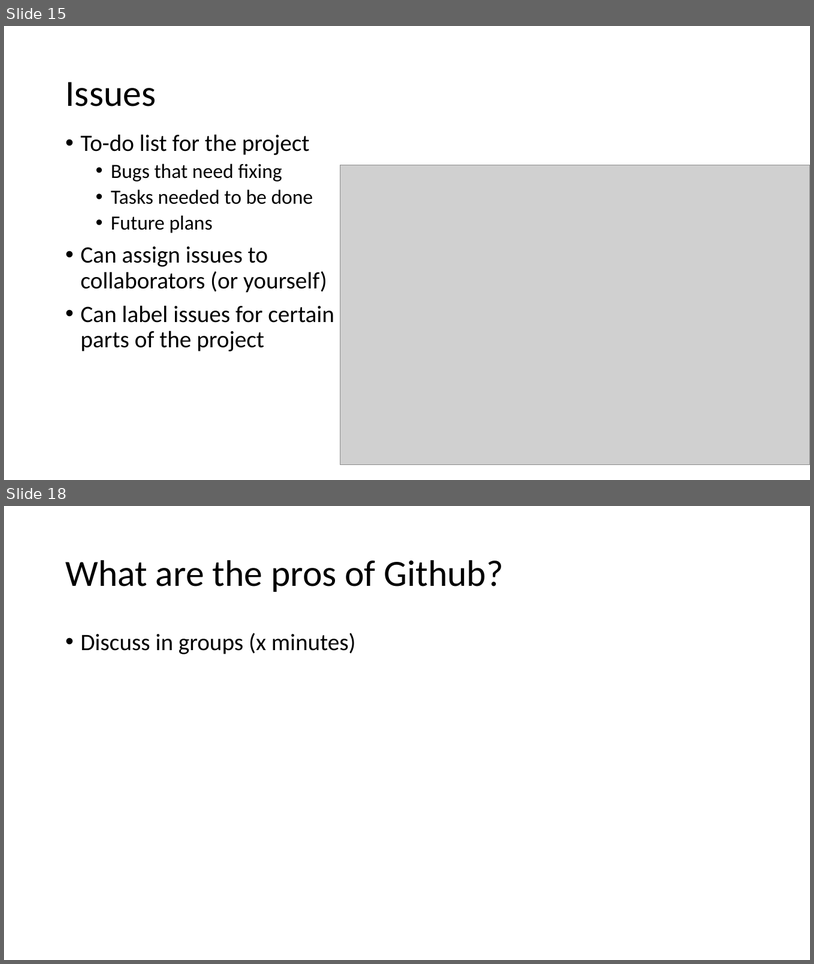
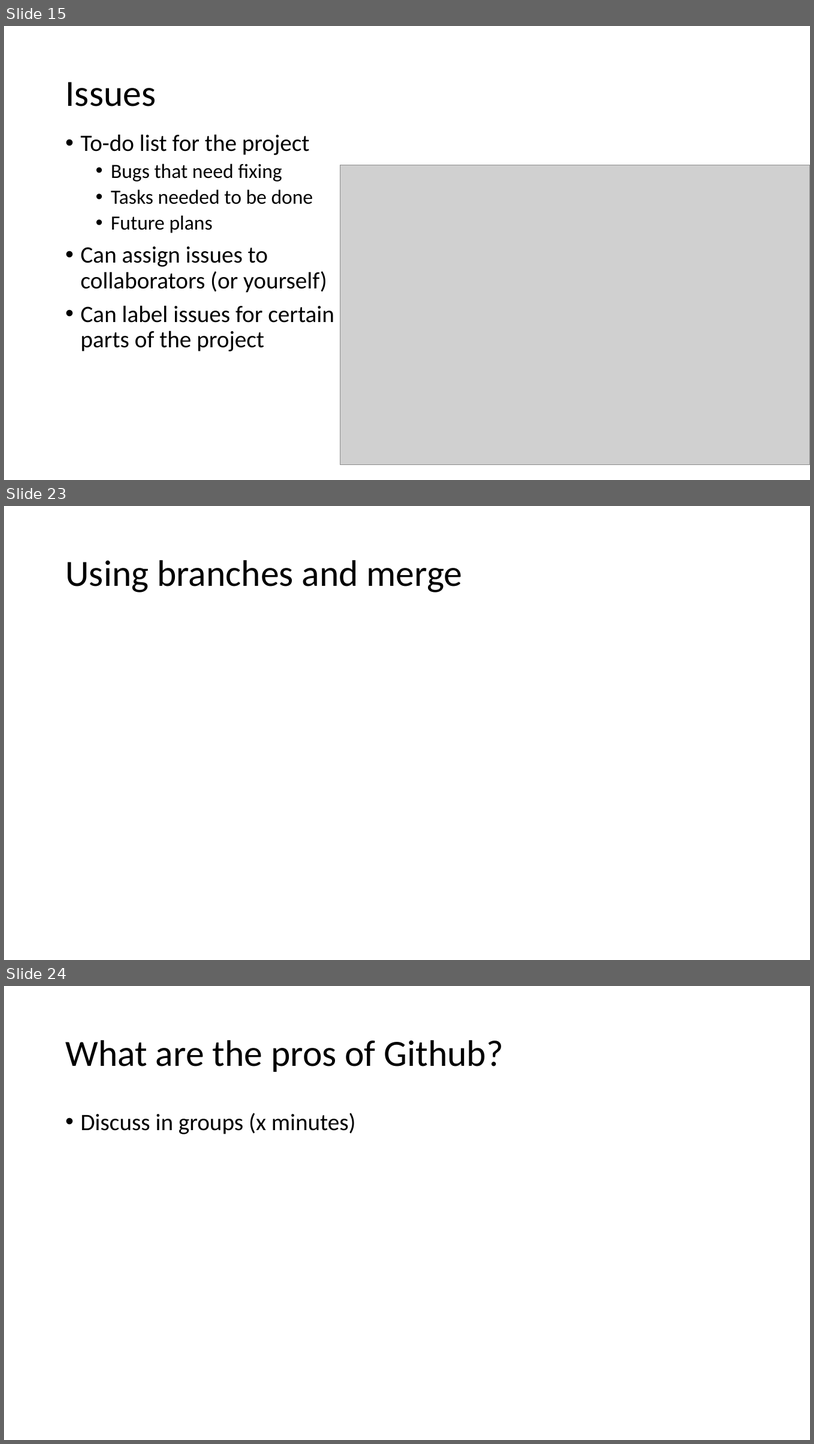
Before and after one commit to ReproducibleQM/n_commandments, a slide deck: pres_deck.pptx. Shown one above the other, each under a label of ours: slides 15 and 18 before the commit, slides 15, 23 and 24 after it; the slides between them are not shown. The pictures are 814x964 and 814x1444 pixels, drawn with LibreOffice and Linux fonts; fonts in the diff are those of the drawing; grey boxes stand for pictures. Boxes give left, top, right and bottom in pixels: in the first picture for what was removed or moved away, otherwise in the second. Text is boxed around its words. In the diff, an @@ line names an element or a change of style, - is before the commit and + after.

```diff
--- a/pres_deck.pptx
+++ b/pres_deck.pptx
@@ slide 23 added at bbox=[4, 506, 810, 960], background #FFFFFF @@
@@ title added at bbox=[65, 560, 463, 592], 44 pt, text #000000 @@
+Using branches and merge
@@ what was slide 18 is now slide 24 @@
```
Also in this commit, not shown: 6 other slides added, 1 slide removed.
